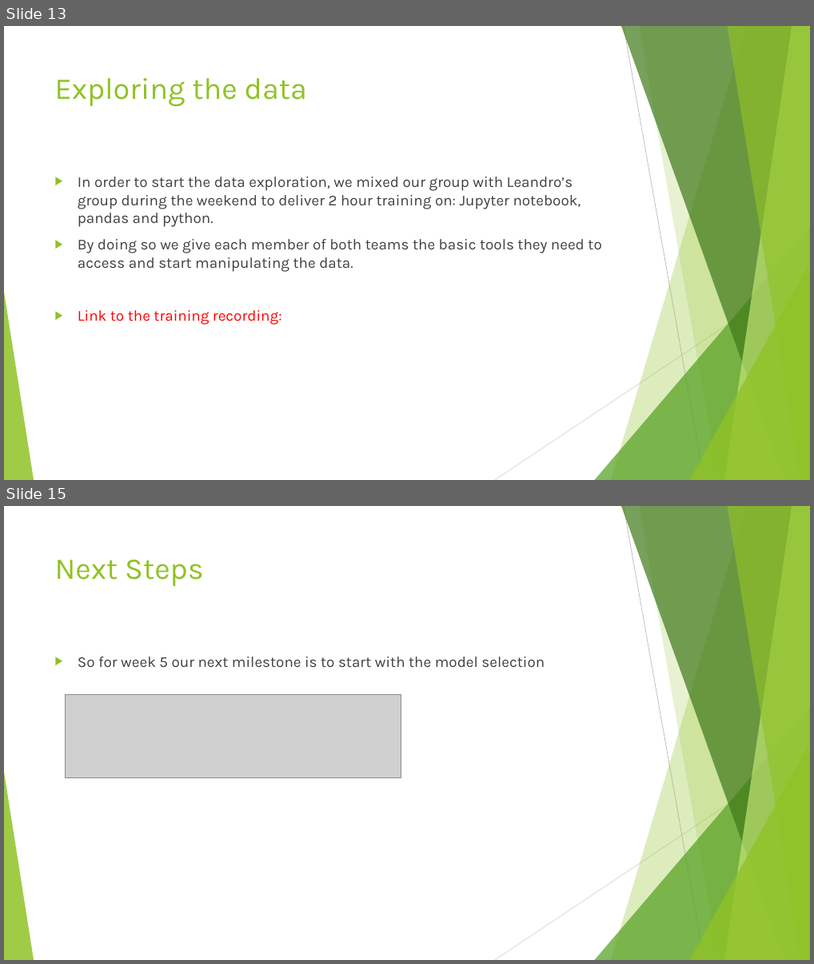
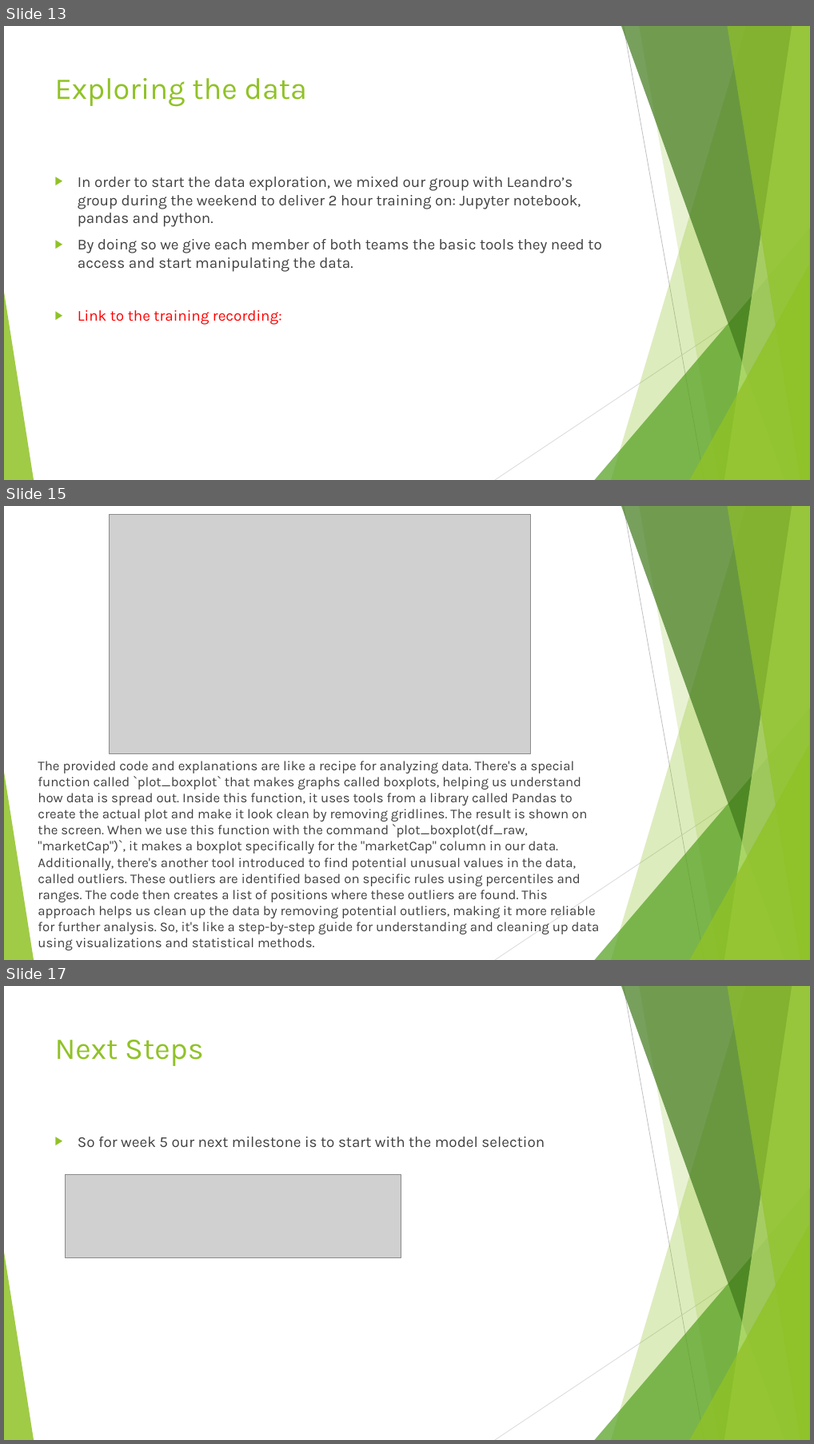
Before and after one commit to drummersoul/Cryptocurrency-Price-Prediction, a slide deck: Power Point Presentations/Presentation Week 3 Group D.pptx. Shown one above the other, each under a label of ours: slides 13 and 15 before the commit, slides 13, 15 and 17 after it; the slides between them are not shown. The pictures are 814x964 and 814x1444 pixels, drawn with LibreOffice and Linux fonts; fonts in the diff are those of the drawing; grey boxes stand for pictures. Boxes give left, top, right and bottom in pixels: in the first picture for what was removed or moved away, otherwise in the second. Text is boxed around its words. In the diff, an @@ line names an element or a change of style, - is before the commit and + after.

```diff
--- a/Power Point Presentations/Presentation Week 3 Group D.pptx
+++ b/Power Point Presentations/Presentation Week 3 Group D.pptx
@@ slide 15 added at box(4, 506, 810, 960), background #FFFFFF; not listed: 10 template elements that a slide beside it also shows @@
@@ picture added at box(110, 514, 531, 753) @@
@@ text added at box(38, 760, 600, 950), 16 pt, text #404040 @@
+The provided code and explanations are like a recipe for analyzing data. There's a special function called `plot_boxplot` that makes graphs called boxplots, helping us understand how data is spread out. Inside this function, it uses tools from a library called Pandas to create the actual plot and make it look clean by removing gridlines. The result is shown on the screen. When we use this function with the command `plot_boxplot(df_raw, "marketCap")`, it makes a boxplot specifically for the "marketCap" column in our data. Additionally, there's another tool introduced to find potential unusual values in the data, called outliers. These outliers are identified based on specific rules using percentiles and ranges. The code then creates a list of positions where these outliers are found. This approach helps us clean up the data by removing potential outliers, making it more reliable for further analysis. So, it's like a step-by-step guide for understanding and cleaning up data using visualizations and statistical methods.
@@ what was slide 15 is now slide 17 @@
```
Also in this commit, not shown: 2 other slides added, 1 slide removed.
